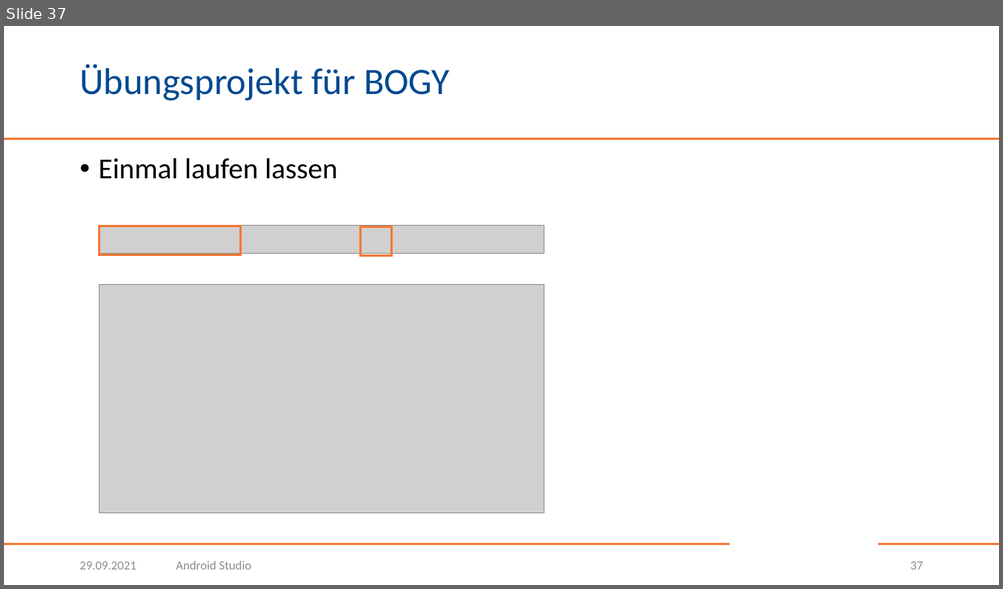
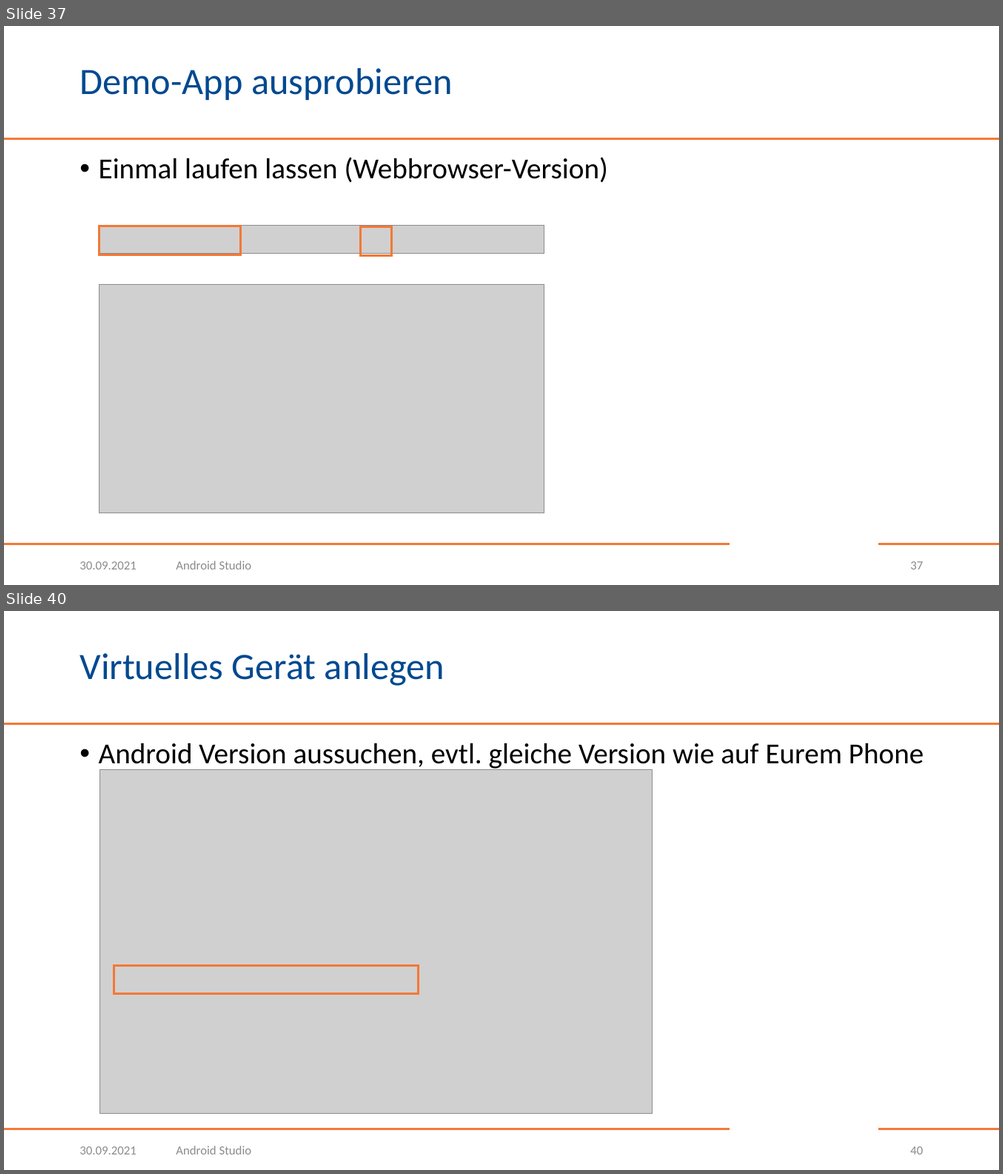
Before and after one commit to BogyMitutoyoCTL/Checklisten-App-2021, a slide deck: AndroidStudio.pptx. Shown one above the other, each under a label of ours: slide 37 before the commit, slides 37 and 40 after it; the slides between them are not shown. The pictures are 1003x589 and 1003x1174 pixels, drawn with LibreOffice and Linux fonts; fonts in the diff are those of the drawing; grey boxes stand for pictures; background and template pictures are left out. Boxes give left, top, right and bottom in pixels: in the first picture for what was removed or moved away, otherwise in the second. Text is boxed around its words. In the diff, an @@ line names an element or a change of style, - is before the commit and + after.

Commit message:
Android Studio: Ergänzung um Installation des Emulators

```diff
--- a/AndroidStudio.pptx
+++ b/AndroidStudio.pptx
@@ slide 40 added at bbox=[4, 611, 999, 1170], background #FFFFFF; not listed: 3 template elements that a slide beside it also shows @@
@@ title added at bbox=[79, 653, 444, 686], 36 pt, text #004990 @@
+Virtuelles Gerät anlegen
@@ text added at bbox=[99, 743, 923, 771], 28 pt, text #000000 @@
+• Android Version aussuchen, evtl. gleiche Version wie auf Eurem Phone
@@ picture added at bbox=[100, 770, 652, 1115] @@
@@ rectangle added at bbox=[114, 965, 418, 994], outline #F47836 2.25 pt @@
@@ text added at bbox=[79, 1147, 136, 1155], 12 pt, text #8C8C8C @@
+30.09.2021
@@ text added at bbox=[176, 1146, 252, 1155], 12 pt, text #8C8C8C @@
+Android Studio
@@ page number added at bbox=[910, 1147, 922, 1155], 12 pt, text #8C8C8C @@
+40
@@ slide 37 changed as well @@
@@ title at bbox=[79, 68, 452, 100]: text changed @@
-Übungsprojekt für BOGY
+Demo-App ausprobieren
@@ text at bbox=[99, 157, 608, 183]: text changed @@
-• Einmal laufen lassen
+• Einmal laufen lassen (Webbrowser-Version)
@@ text at bbox=[79, 562, 136, 570]: text changed @@
-29.09.2021
+30.09.2021
```
Also in this commit, not shown: 38 other slides changed, 8 other slides added, 1 slide removed.
